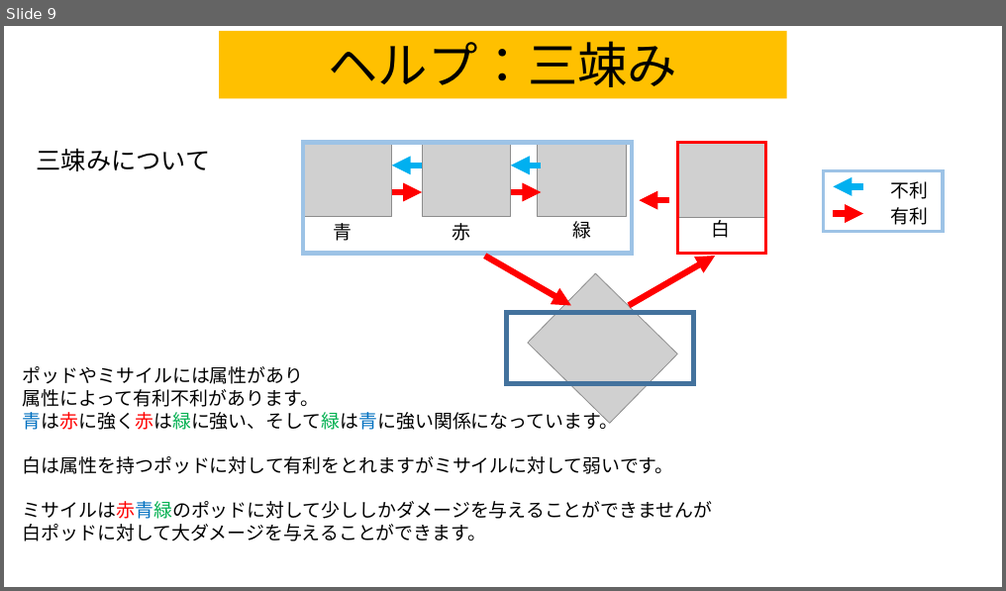
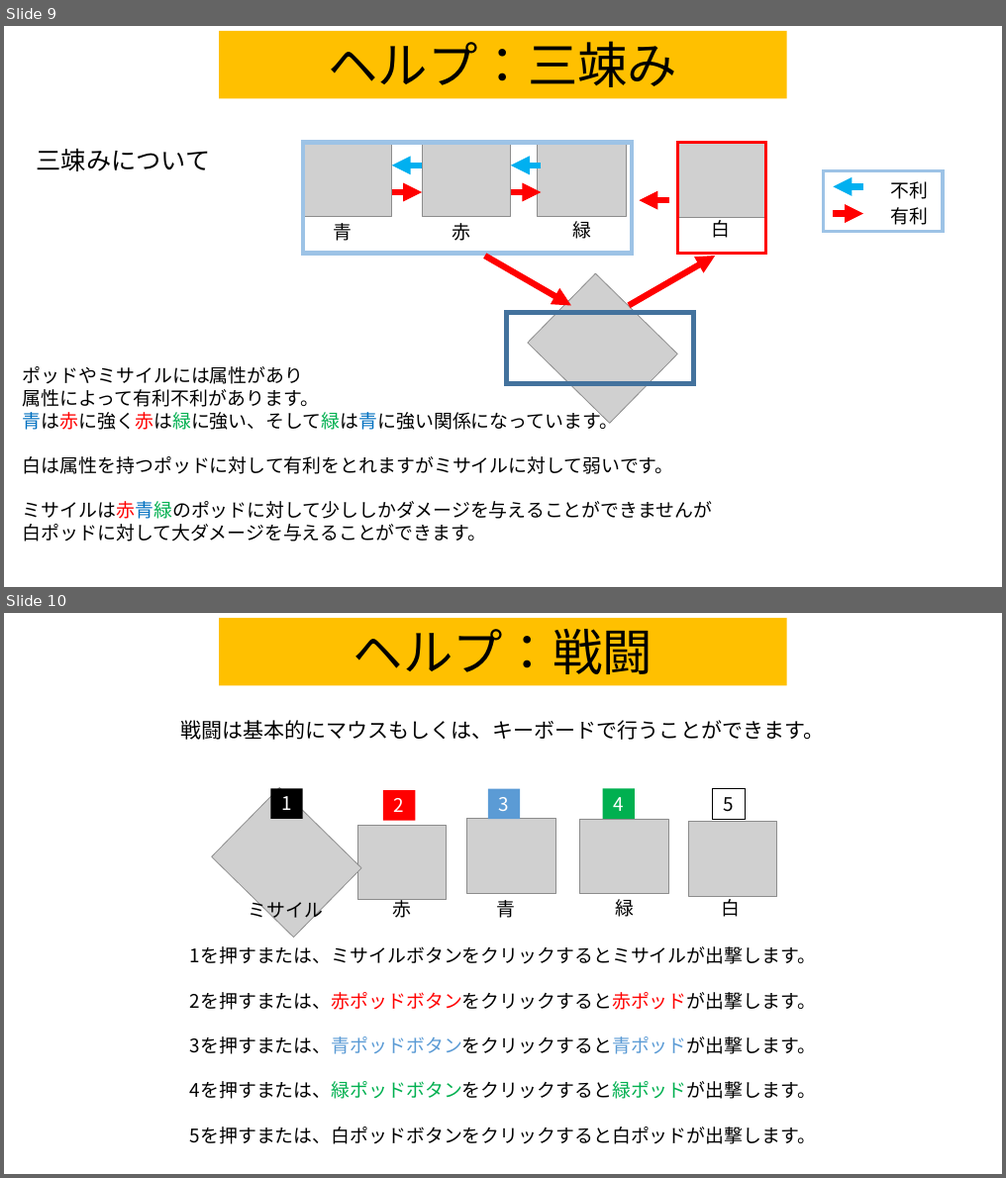
Before and after one commit to team556/team, a slide deck: 説明文.pptx. Shown one above the other, each under a label of ours: slide 9 before the commit, slides 9 and 10 after it. The pictures are 1006x591 and 1006x1178 pixels, drawn with LibreOffice and Linux fonts; fonts in the diff are those of the drawing; grey boxes stand for pictures. Boxes give left, top, right and bottom in pixels: in the first picture for what was removed or moved away, otherwise in the second. Text is boxed around its words. In the diff, an @@ line names an element or a change of style, - is before the commit and + after.

Commit message:
戦闘シーンのヘルプ画面をパワポに追加 名前入力のプログラムは途中 時期に終了する予定

```diff
--- a/説明文.pptx
+++ b/説明文.pptx
@@ slide 10 added at [4,613,1002,1174], background #FFFFFF @@
@@ rectangle added at [219,618,787,685], fill #FFC000, 48 pt, text #000000 @@
+ヘルプ：戦闘
@@ text added at [180,720,824,740], 20 pt, text #000000 @@
+戦闘は基本的にマウスもしくは、キーボードで行うことができます。
@@ group added at [212,788,777,938]: 5 pictures, 5 texts, 5 rectangles @@
+青
+赤
+緑
+白
+1
+2
+3
+4
+5
+ミサイル
@@ text added at [190,947,816,1145], 18 pt, text #000000 @@
+1を押すまたは、ミサイルボタンをクリックするとミサイルが出撃します。
+2を押すまたは、赤ポッドボタンをクリックすると赤ポッドが出撃します。
+3を押すまたは、青ポッドボタンをクリックすると青ポッドが出撃します。
+4を押すまたは、緑ポッドボタンをクリックすると緑ポッドが出撃します。
+5を押すまたは、白ポッドボタンをクリックすると白ポッドが出撃します。
```
Also in this commit, not shown: 2 other slides added, 3 other files.
